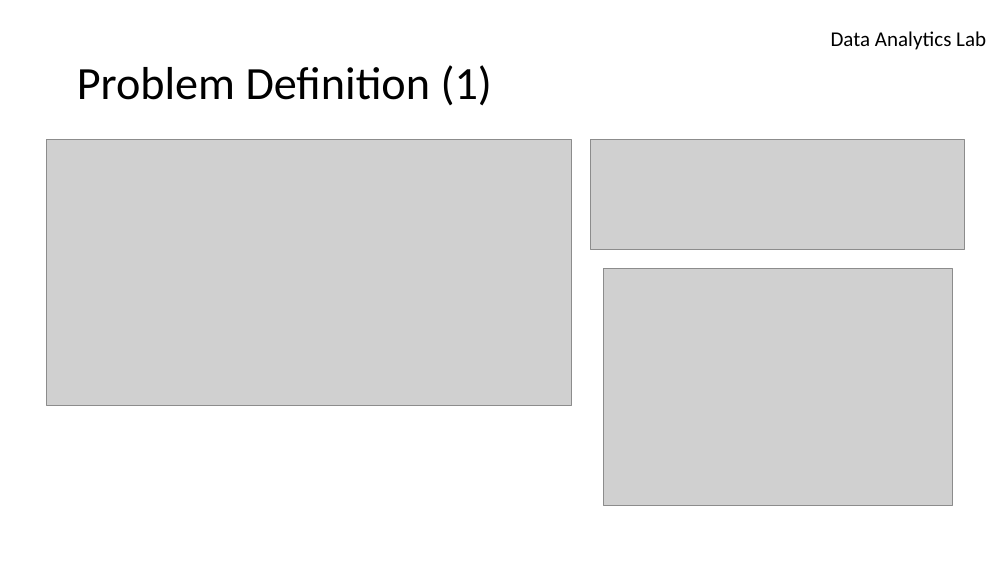
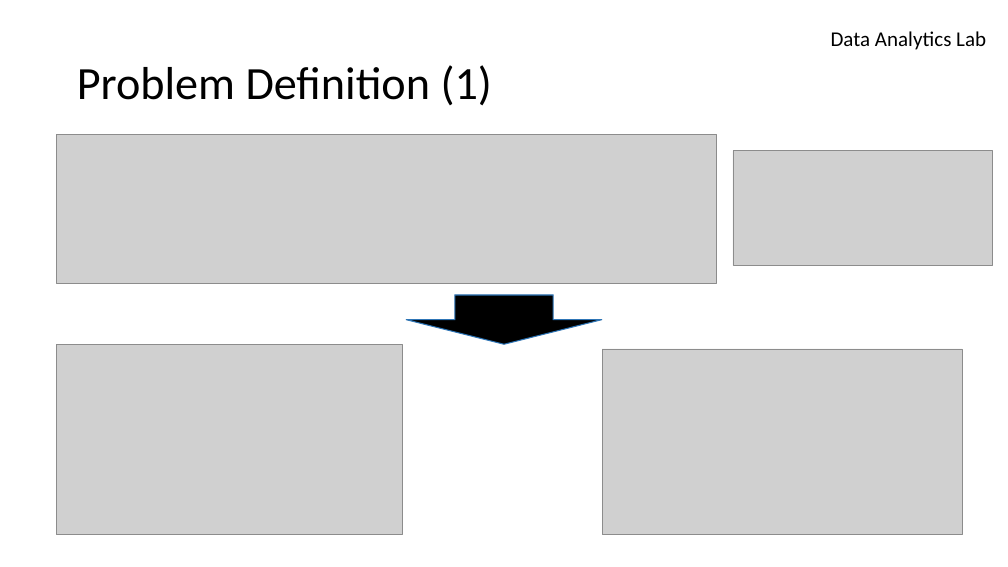
Before and after one commit to azimjaan21/algoMAP, a slide deck: slide 3 of Arrays & Strings/#3.pptx. Drawn at 1008x567 pixels with LibreOffice and Linux fonts; fonts in the diff are those of the drawing; grey boxes stand for pictures; background and template pictures are left out. Boxes give left, top, right and bottom in pixels: in the first picture for what was removed or moved away, otherwise in the second. Text is boxed around its words. In the diff, an @@ line names an element or a change of style, - is before the commit and + after.

```diff
--- a/Arrays & Strings/#3.pptx
+++ b/Arrays & Strings/#3.pptx
@@ picture removed at (x1=47, y1=140, x2=572, y2=405) @@
@@ picture added at (x1=57, y1=135, x2=718, y2=284) @@
@@ picture removed at (x1=591, y1=140, x2=965, y2=250) @@
@@ picture added at (x1=734, y1=151, x2=994, y2=266) @@
@@ down arrow added at (x1=406, y1=295, x2=603, y2=344), fill #000000, outline #2E75B6 1 pt @@
@@ picture added at (x1=57, y1=344, x2=402, y2=535) @@
@@ picture resized from (x1=603, y1=268, x2=952, y2=506) to (x1=602, y1=349, x2=962, y2=535) @@
```
Also in this commit, not shown: 4 other slides changed, 3 slides added, 2 slides removed, 2 other files.
